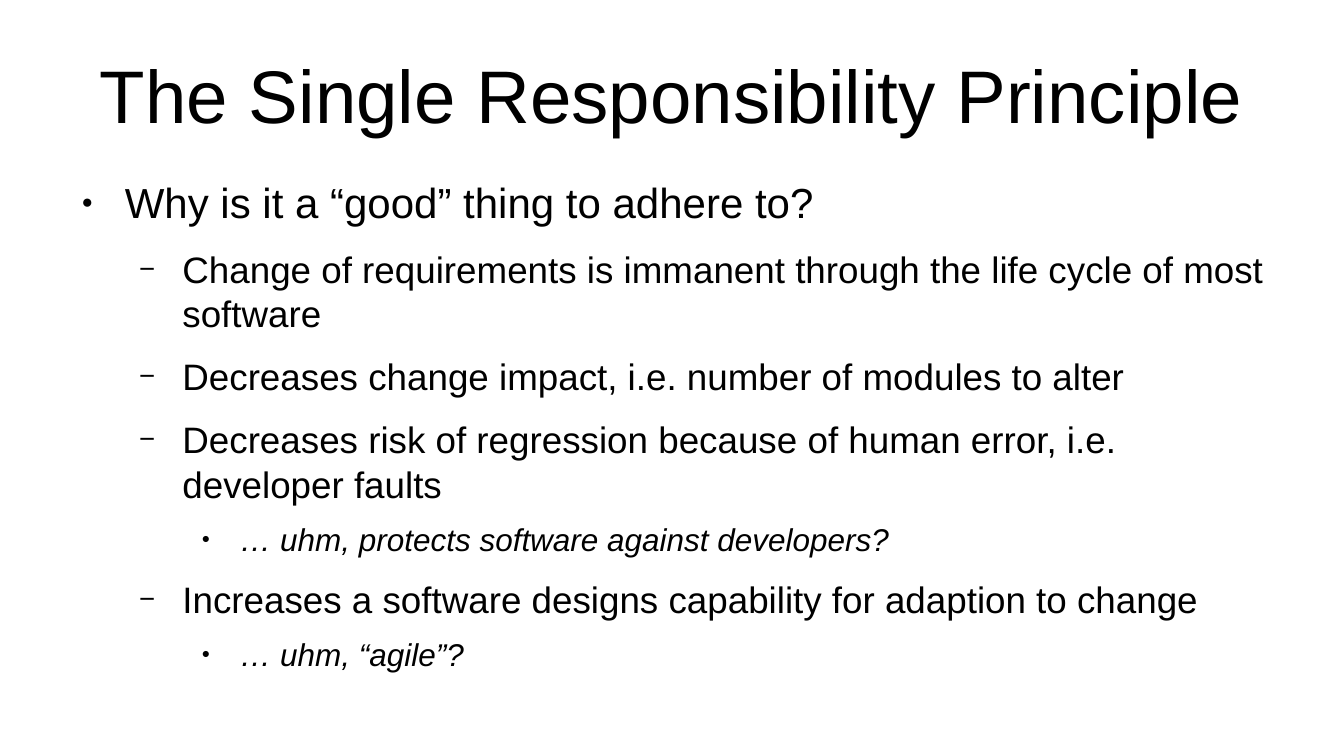
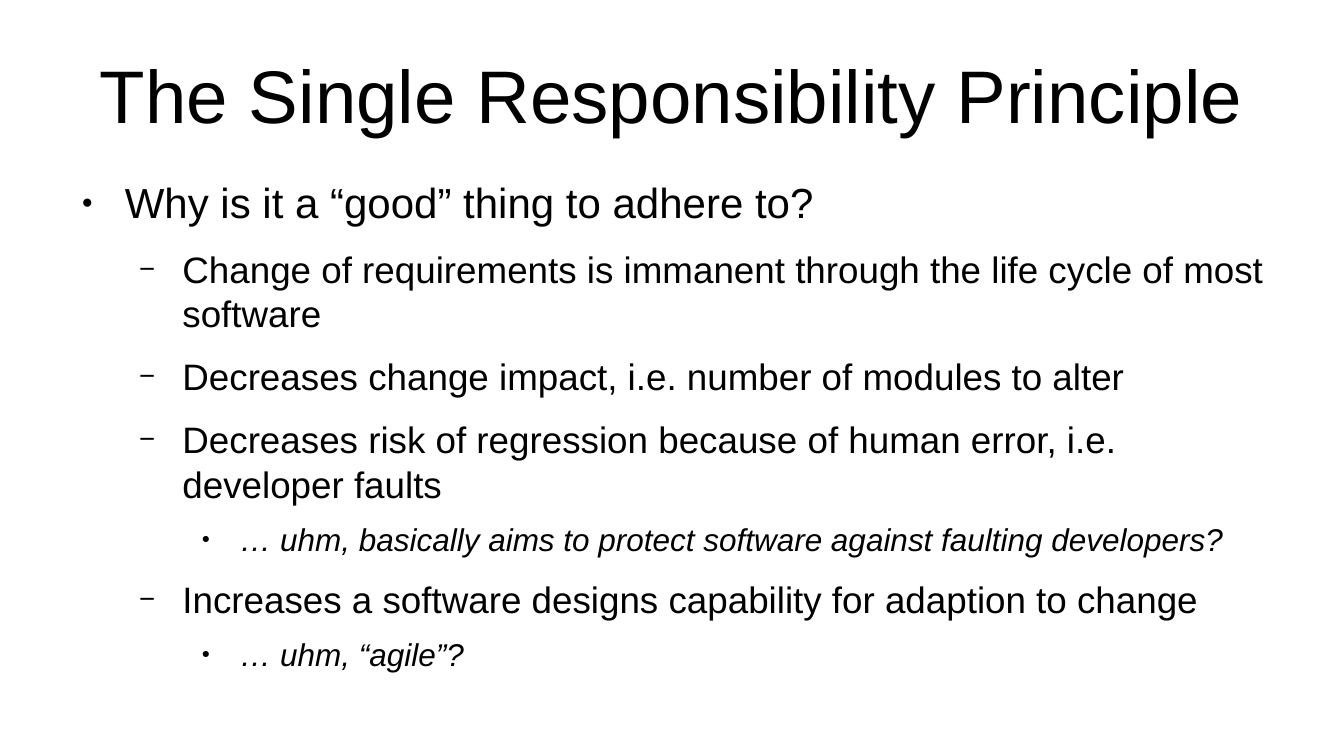
Before and after one commit to maxmeffert/SOLID, a slide deck: slide 3 of TheSofSOLID/TheSofSOLID.odp. Drawn at 1344x756 pixels with LibreOffice and Linux fonts; fonts in the diff are those of the drawing. Boxes give left, top, right and bottom in pixels: in the first picture for what was removed or moved away, otherwise in the second. Text is boxed around its words. In the diff, an @@ line names an element or a change of style, - is before the commit and + after.

```diff
--- a/TheSofSOLID/TheSofSOLID.odp
+++ b/TheSofSOLID/TheSofSOLID.odp
@@ text at [280,528,1222,557]: text changed @@
-    ● … uhm, protects software against developers?
+    ● … uhm, basically aims to protect software against faulting developers?
```
Also in this commit, not shown: 3 other slides changed, 8 slides added, 7 slides removed, 1 other file.
